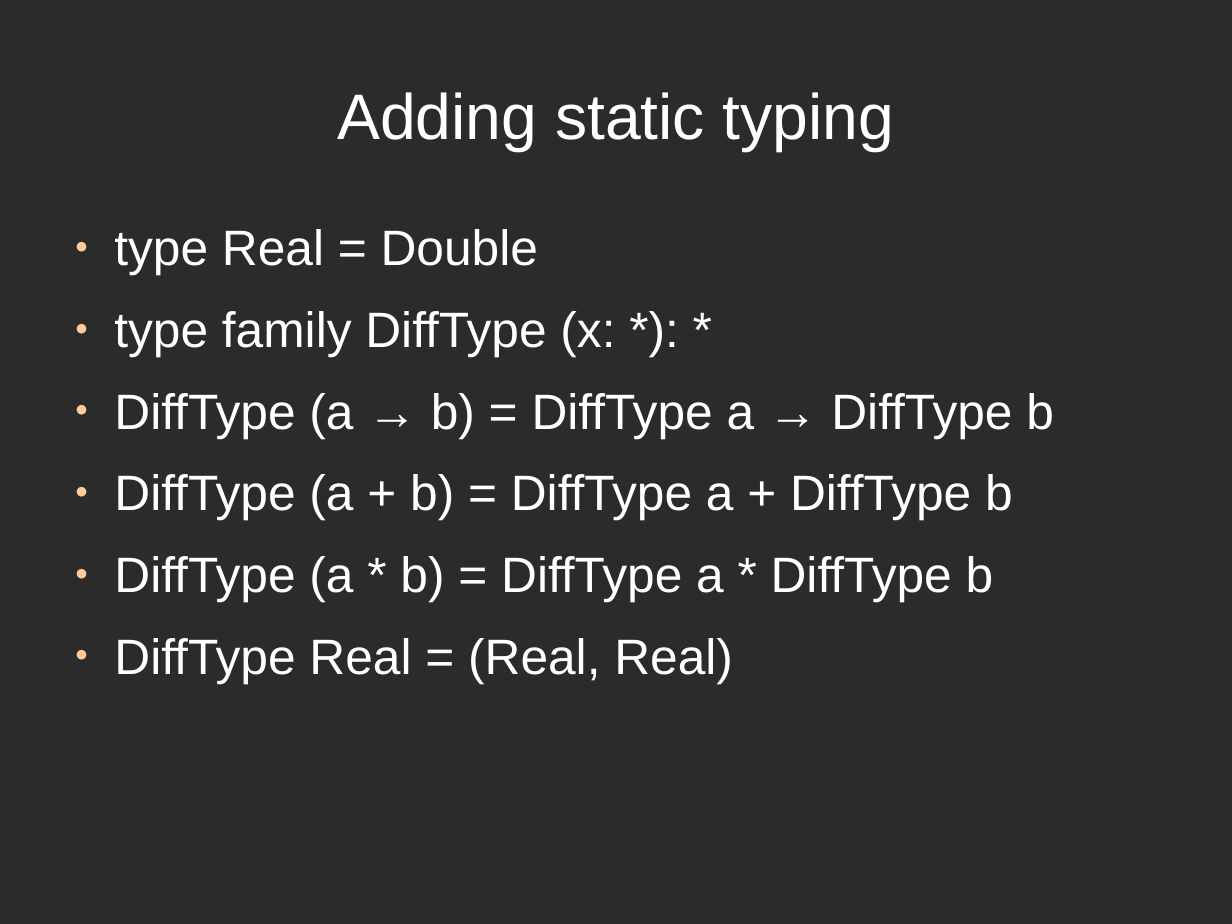
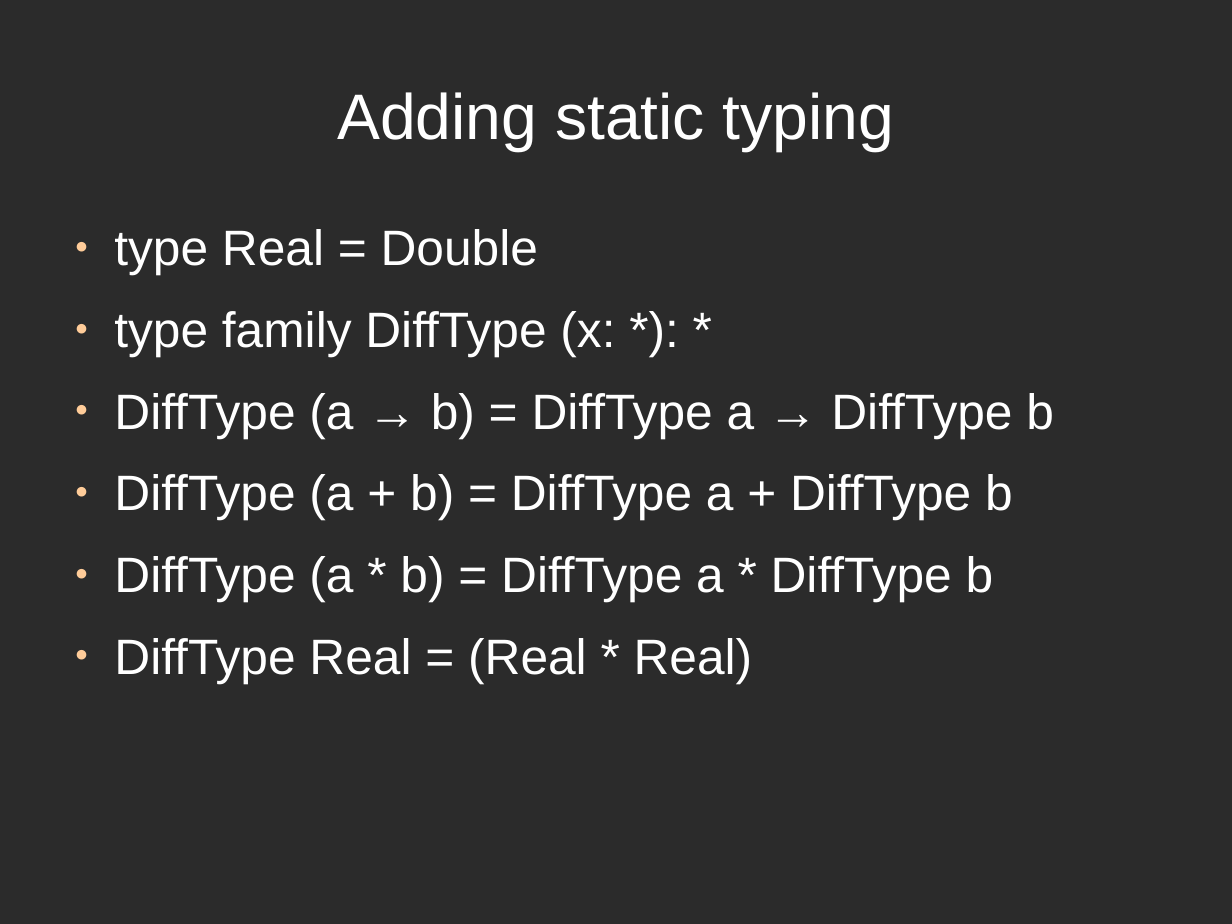
Before and after one commit to ThoughtWorksInc/DeepDarkFantasy, a slide deck: slide 16 of Talk.odp (slide 13 before the commit). Drawn at 1232x924 pixels with LibreOffice and Linux fonts; fonts in the diff are those of the drawing; background and template pictures are left out; a plain dark background stands for a picture behind light text. Boxes give left, top, right and bottom in pixels: in the first picture for what was removed or moved away, otherwise in the second. Text is boxed around its words. In the diff, an @@ line names an element or a change of style, - is before the commit and + after.

```diff
--- a/Talk.odp
+++ b/Talk.odp
@@ text at (x1=114, y1=638, x2=753, y2=683): text changed @@
-● DiffType Real = (Real, Real)
+● DiffType Real = (Real * Real)
```
Also in this commit, not shown: 16 other slides changed, 6 slides added, 1 slide removed.
